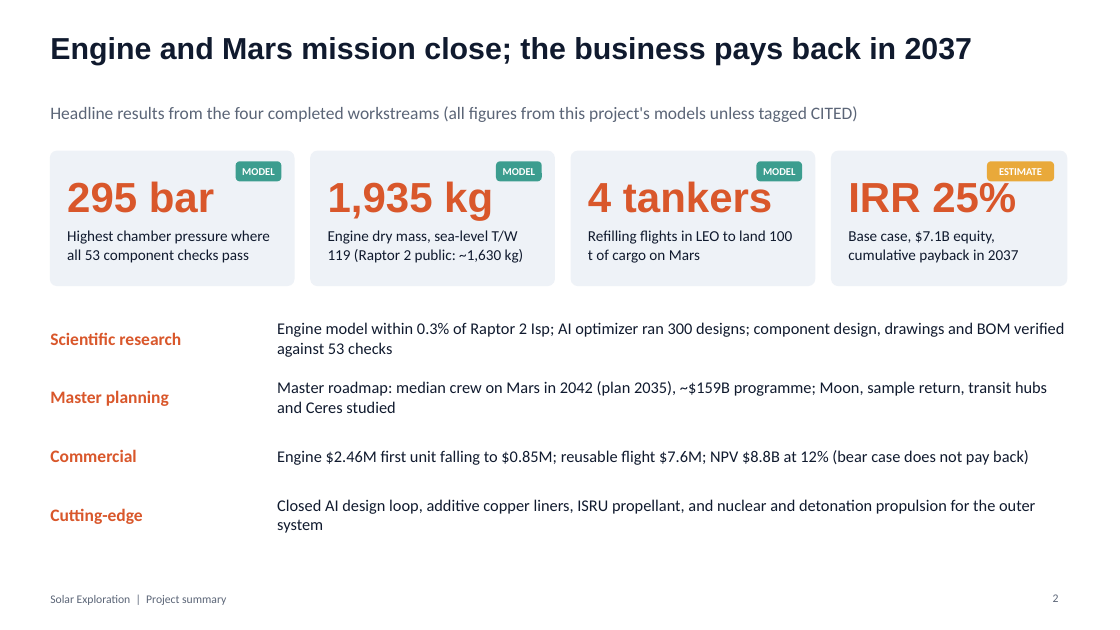
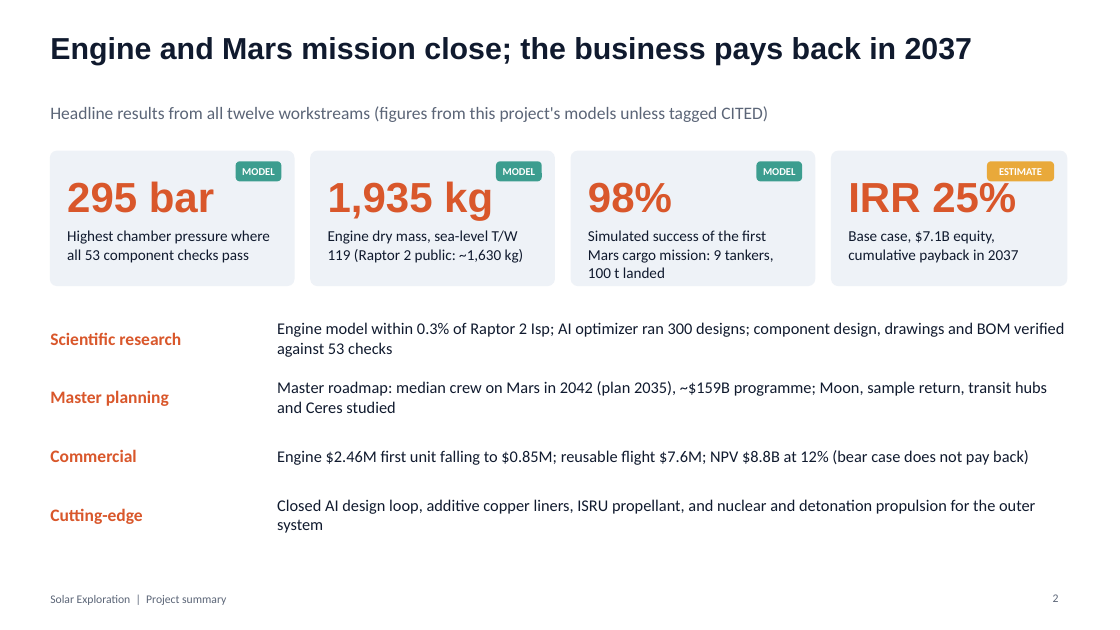
Before and after one commit to Skymeapple/solar-exploration, a slide deck: slide 2 of presentation/Solar_Exploration_Project_Summary.pptx. Drawn at 1120x630 pixels with LibreOffice and Linux fonts; fonts in the diff are those of the drawing. Boxes give left, top, right and bottom in pixels: in the first picture for what was removed or moved away, otherwise in the second. Text is boxed around its words. In the diff, an @@ line names an element or a change of style, - is before the commit and + after.

```diff
--- a/presentation/Solar_Exploration_Project_Summary.pptx
+++ b/presentation/Solar_Exploration_Project_Summary.pptx
@@ text at box(50, 106, 768, 122): text changed @@
-Headline results from the four completed workstreams (all figures from this project's models unless tagged CITED)
+Headline results from all twelve workstreams (figures from this project's models unless tagged CITED)
@@ text at box(588, 182, 672, 213): text changed @@
-4 tankers
+98%
@@ text at box(588, 230, 774, 278): text changed @@
-Refilling flights in LEO to land 100 t of cargo on Mars
+Simulated success of the first Mars cargo mission: 9 tankers, 100 t landed
```
Also in this commit, not shown: 18 other slides changed, 2 slides added, 1 other file.
